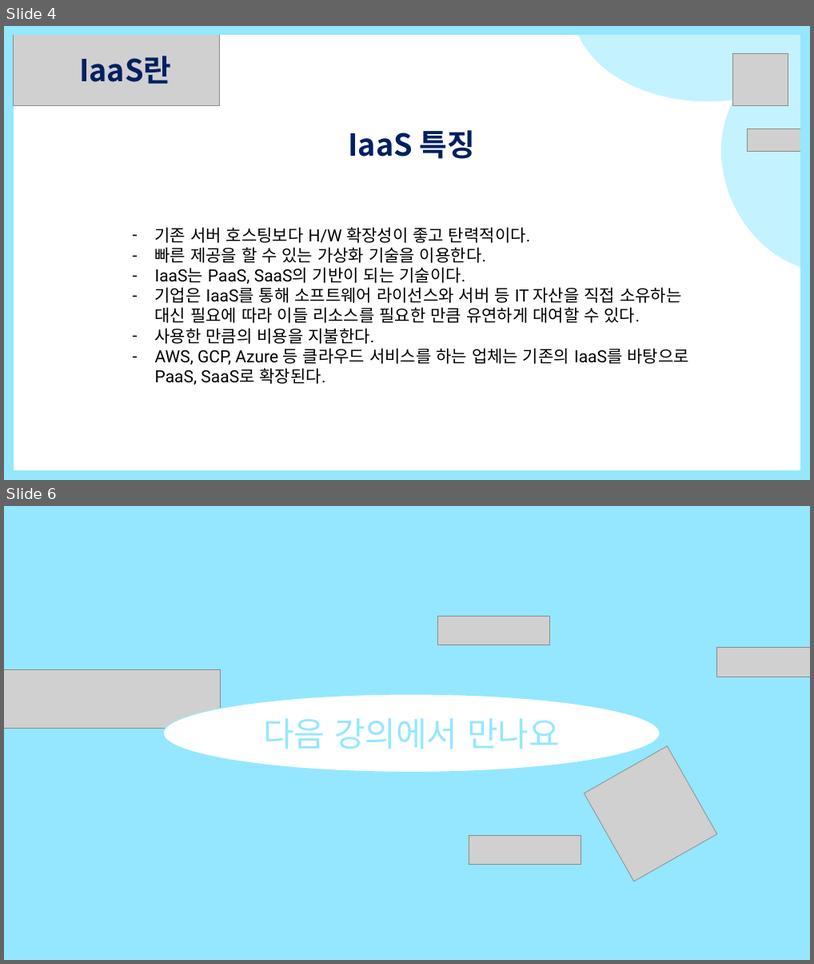
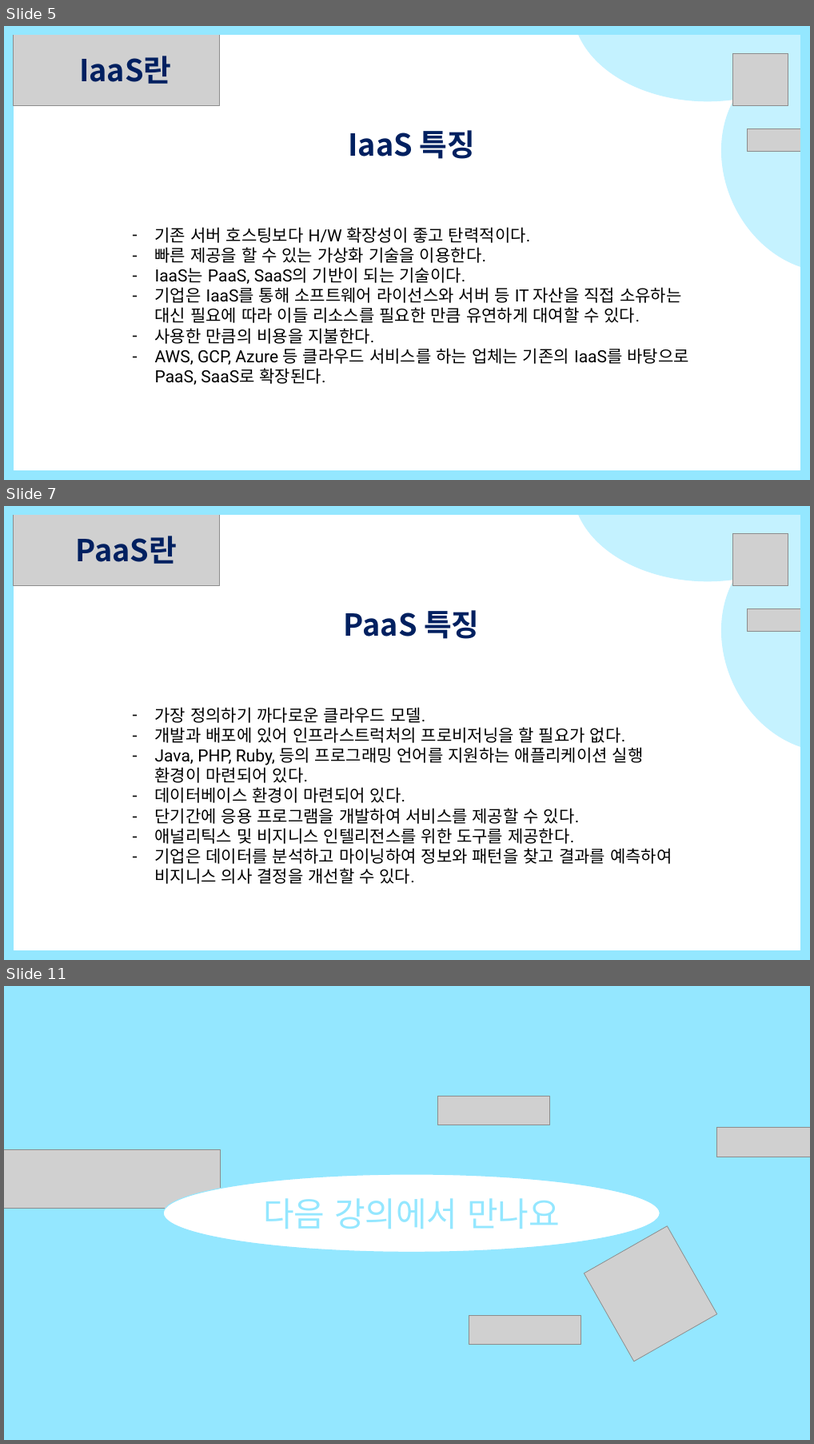
Before and after one commit to yoounseules/Cloud-Arrangement-of-terms, a slide deck: 쉽게배우는 클라우드 용어정리1.pptx. Shown one above the other, each under a label of ours: slides 4 and 6 before the commit, slides 5, 7 and 11 after it; the slides between them are not shown. The pictures are 814x964 and 814x1444 pixels, drawn with LibreOffice and Linux fonts; fonts in the diff are those of the drawing; grey boxes stand for pictures. Boxes give left, top, right and bottom in pixels: in the first picture for what was removed or moved away, otherwise in the second. Text is boxed around its words. In the diff, an @@ line names an element or a change of style, - is before the commit and + after.

```diff
--- a/쉽게배우는 클라우드 용어정리1.pptx
+++ b/쉽게배우는 클라우드 용어정리1.pptx
@@ slide 7 added at (x1=4, y1=506, x2=810, y2=960), background #FFFFFF @@
@@ rectangle added at (x1=4, y1=506, x2=810, y2=960), fill #94E7FF, outline #90E7FF 1 pt @@
@@ rectangle added at (x1=4, y1=506, x2=810, y2=514), fill #94E7FF, outline #94E7FF 1 pt @@
@@ rectangle added at (x1=13, y1=515, x2=810, y2=951), fill #FFFFFF, outline #94E7FF 1 pt @@
@@ picture added at (x1=13, y1=506, x2=220, y2=585) @@
@@ ellipse added at (x1=574, y1=506, x2=810, y2=581), fill #C4F2FF, outline #C5F2FF 1 pt @@
@@ ellipse added at (x1=688, y1=508, x2=810, y2=782), fill #C5F2FF, outline #C5F2FF 1 pt @@
@@ rectangle added at (x1=802, y1=506, x2=810, y2=960), fill #94E7FF, outline #94E7FF 1 pt @@
@@ text added at (x1=75, y1=536, x2=177, y2=564), 36 pt, text #002060, bold @@
+PaaS란
@@ picture added at (x1=734, y1=534, x2=788, y2=586) @@
@@ text added at (x1=344, y1=610, x2=480, y2=639), 36 pt, text #002060, bold @@
+PaaS 특징
@@ picture added at (x1=747, y1=609, x2=810, y2=632) @@
@@ text added at (x1=155, y1=707, x2=672, y2=884), 20 pt, text #000000 @@
+– 가장 정의하기 까다로운 클라우드 모델.
+– 개발과 배포에 있어 인프라스트럭처의 프로비저닝을 할 필요가 없다.
+– Java, PHP, Ruby, 등의 프로그래밍 언어를 지원하는 애플리케이션 실행 환경이 마련되어 있다.
+– 데이터베이스 환경이 마련되어 있다.
+– 단기간에 응용 프로그램을 개발하여 서비스를 제공할 수 있다.
+– 애널리틱스 및 비지니스 인텔리전스를 위한 도구를 제공한다.
+– 기업은 데이터를 분석하고 마이닝하여 정보와 패턴을 찾고 결과를 예측하여 비지니스 의사 결정을 개선할 수 있다.
@@ rectangle added at (x1=4, y1=952, x2=810, y2=960), fill #94E7FF, outline #94E7FF 1 pt @@
@@ what was slide 4 is now slide 5 @@
@@ what was slide 6 is now slide 11 @@
```
Also in this commit, not shown: 1 slide changed, 4 other slides added.
